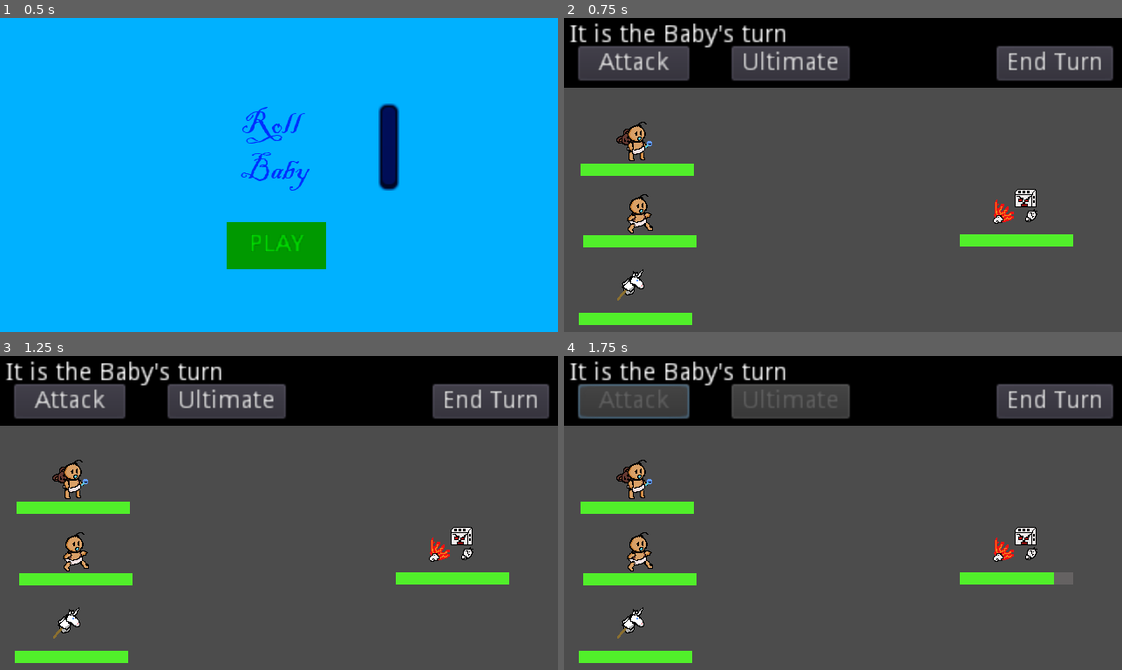
Above: before the commit, frames 1-4 (two rows, left to right).
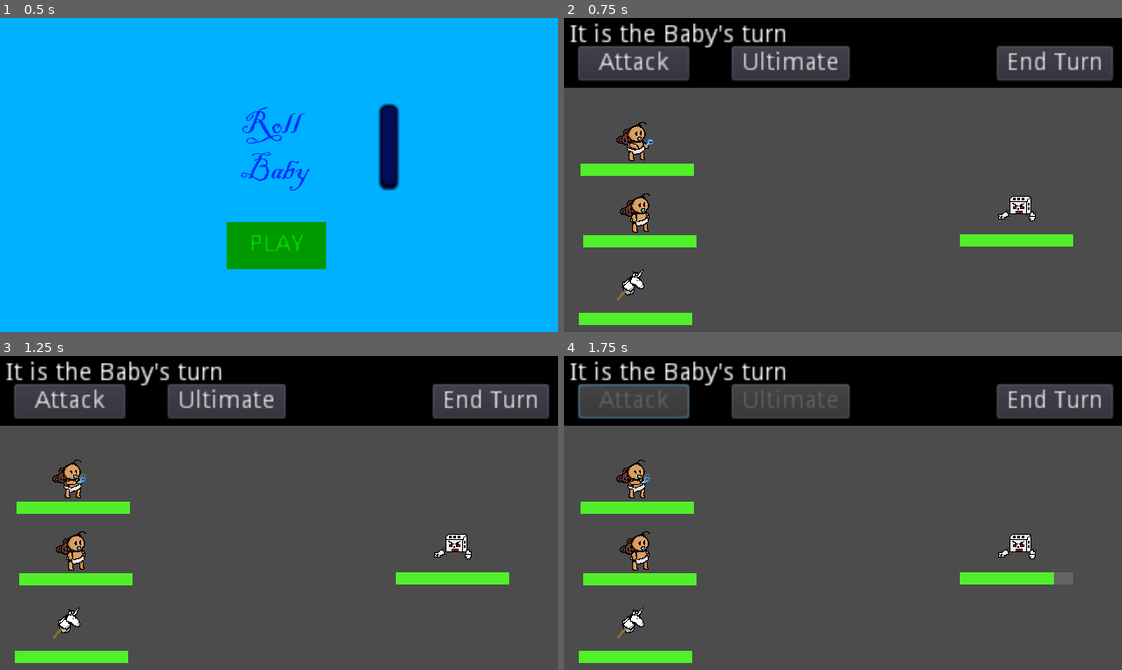
Above: after the commit, the same moments.

Repository: jalvarez2016/GMTK2022
Game: Godot game, scene res://WorldStuff/Intro.tscn
Two runs of this game, one before a commit and one after it. Both use one fixed random seed, a clock stepped at 60 frames per second and the inputs below. The engine's default icon, where the game draws it, is replaced by a stand-in: a white triangle on a blue panel in a dark square.
Inputs:
- Up to frame 1 (0.5 s): no input
- Up to frame 2 (0.75 s): click "PLAY" at 0.5 s
- Up to frame 3 (1.25 s): no input
- Up to frame 4 (1.75 s): click "Attack" at 1.25 s

Frame 1 is identical in both runs. In frame 2, 0.8% of the frame differs, in the area x 10-85%, y 38-69%; in frame 3, 0.9%, in the area x 9-85%, y 33-69%; in frame 4, 0.9%.

Commit message:
Idle Movements

Diff:
--- a/Enemies/Enimy.gd
+++ b/Enemies/Enimy.gd
@@ -1,6 +1,7 @@
 extends StaticBody2D
 
 onready var health = $ProgressBar
+onready var animationPlayer = $AnimationPlayer
 
 var rng = RandomNumberGenerator.new()
 
@@ -21,6 +22,7 @@
 # Called when the node enters the scene tree for the first time.
 func _ready():
 	print('hellow')
+	animationPlayer.play("Idle")
 
 func _play_attacked():
 	var sound = $AttackedSound
--- a/Player/PlayerManager.gd
+++ b/Player/PlayerManager.gd
@@ -1,5 +1,6 @@
 extends StaticBody2D
 
+onready var animationPlayer = $AnimationPlayer
 onready var health = $ProgressBar
 var rng = RandomNumberGenerator.new()
 
@@ -16,6 +17,7 @@
 
 # Called when the node enters the scene tree for the first time.
 func _ready():
+	animationPlayer.play("Idle")
 	PlayerHealth += roll_dice(6)
 	PlayerAttack += roll_dice(6)
 	PlayerDefense += roll_dice(6)
--- a/UI/TurnLabelScript.gd
+++ b/UI/TurnLabelScript.gd
@@ -3,7 +3,6 @@
 onready var turnManager = load("res://UI/TurnManager.gd").new()
 onready var uiInfo = $UICanvas/UI/Info
 onready var buttons = $UICanvas/UI/Buttons
-onready var animationPlayer = $AnimationPlayer
 var friendQueue = []
 var currentFriend
 var enemyAttaking = false
@@ -43,6 +42,7 @@
 			button.disabled = true
 		uiInfo.text = "It is the Enemies turn"
 		turnManager.turn = turnManager.ENEMY_TURN
+
 	else:
 		currentFriend = friendQueue.pop_back()
 		_handle_current_player_turn()
@@ -52,7 +52,7 @@
 		button.disabled = false
 	turnManager.turn = turnManager.ALLY_TURN
 
-func _on_EndTurn_enemy_turn_started():
+func on_EndTurn_enemy_turn_started():
 	print('Enemy turn started at')
 	# Hint: Look in the PlayerManager for how to randomly generate a number
 	# Randomly pick a player
--- a/World.tscn
+++ b/World.tscn
@@ -1,10 +1,10 @@
-[gd_scene load_steps=17 format=2]
+[gd_scene load_steps=19 format=2]
 
 [ext_resource path="res://Player/Player.tscn" type="PackedScene" id=1]
 [ext_resource path="res://Enemies/Enemy.tscn" type="PackedScene" id=2]
 [ext_resource path="res://WorldStuff/LevelManager.gd" type="Script" id=3]
 [ext_resource path="res://UI/TurnLabel.tscn" type="PackedScene" id=4]
-[ext_resource path="res://Music/IntroMusic.mp3" type="AudioStream" id=5]
+[ext_resource path="res://Music/BattleMusic.mp3" type="AudioStream" id=5]
 [ext_resource path="res://Player/ted_and_baby.png" type="Texture" id=6]
 [ext_resource path="res://Player/unicorn_dash.png" type="Texture" id=7]
 [ext_resource path="res://Enemies/DiceSolider.png" type="Texture" id=8]
@@ -13,7 +13,6 @@
 
 [sub_resource type="Animation" id=1]
 resource_name = "Attack"
-length = 0.5
 tracks/0/type = "value"
 tracks/0/path = NodePath("Sprite:frame")
 tracks/0/interp = 1
@@ -46,7 +45,6 @@
 
 [sub_resource type="Animation" id=3]
 resource_name = "Attack"
-length = 0.5
 tracks/0/type = "value"
 tracks/0/path = NodePath("Sprite:frame")
 tracks/0/interp = 1
@@ -78,7 +76,6 @@
 }
 
 [sub_resource type="Animation" id=5]
-length = 0.6
 tracks/0/type = "value"
 tracks/0/path = NodePath("Sprite:frame")
 tracks/0/interp = 1
@@ -106,6 +103,38 @@
 "transitions": PoolRealArray( 1, 1 ),
 "update": 1,
 "values": [ 0, 1 ]
+}
+
+[sub_resource type="Animation" id=7]
+resource_name = "Idle"
+length = 0.7
+loop = true
+tracks/0/type = "value"
+tracks/0/path = NodePath("Sprite:frame")
+tracks/0/interp = 1
+tracks/0/loop_wrap = true
+tracks/0/imported = false
+tracks/0/enabled = true
+tracks/0/keys = {
+"times": PoolRealArray( 0, 0.1, 0.2, 0.3, 0.4, 0.5, 0.6 ),
+"transitions": PoolRealArray( 1, 1, 1, 1, 1, 1, 1 ),
+"update": 1,
+"values": [ 0, 1, 2, 3, 4, 5, 6 ]
+}
+
+[sub_resource type="Animation" id=8]
+length = 0.001
+tracks/0/type = "value"
+tracks/0/path = NodePath("Sprite:frame")
+tracks/0/interp = 1
+tracks/0/loop_wrap = true
+tracks/0/imported = false
+tracks/0/enabled = true
+tracks/0/keys = {
+"times": PoolRealArray( 0 ),
+"transitions": PoolRealArray( 1 ),
+"update": 0,
+"values": [ 0 ]
 }
 
 [node name="World" type="Node2D"]
@@ -117,7 +146,6 @@
 [node name="Sprite" parent="Baby" index="1"]
 texture = ExtResource( 6 )
 hframes = 6
-frame = 1
 
 [node name="AnimationPlayer" parent="Baby" index="3"]
 anims/Attack = SubResource( 1 )
@@ -132,7 +160,7 @@
 [node name="Sprite" parent="Enemy" index="1"]
 texture = ExtResource( 8 )
 hframes = 6
-frame = 5
+frame = 1
 
 [node name="AnimationPlayer" parent="Enemy" index="3"]
 anims/Attack = SubResource( 3 )
@@ -161,6 +189,10 @@
 [node name="Sprite" parent="PlayerBaby" index="1"]
 texture = ExtResource( 9 )
 hframes = 7
+
+[node name="AnimationPlayer" parent="PlayerBaby" index="3"]
+anims/Idle = SubResource( 7 )
+anims/RESET = SubResource( 8 )
 
 [editable path="Baby"]
 [editable path="Enemy"]
